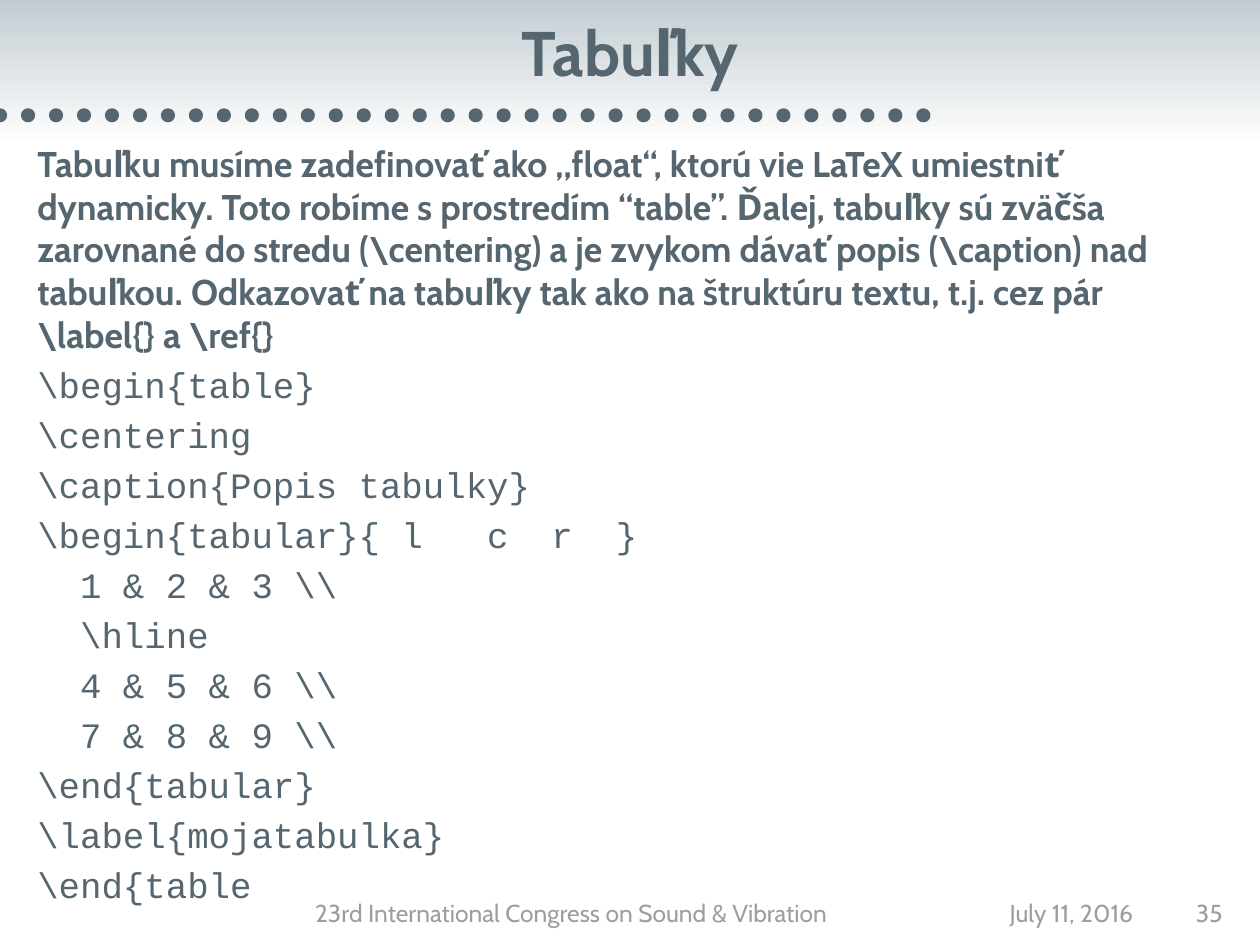
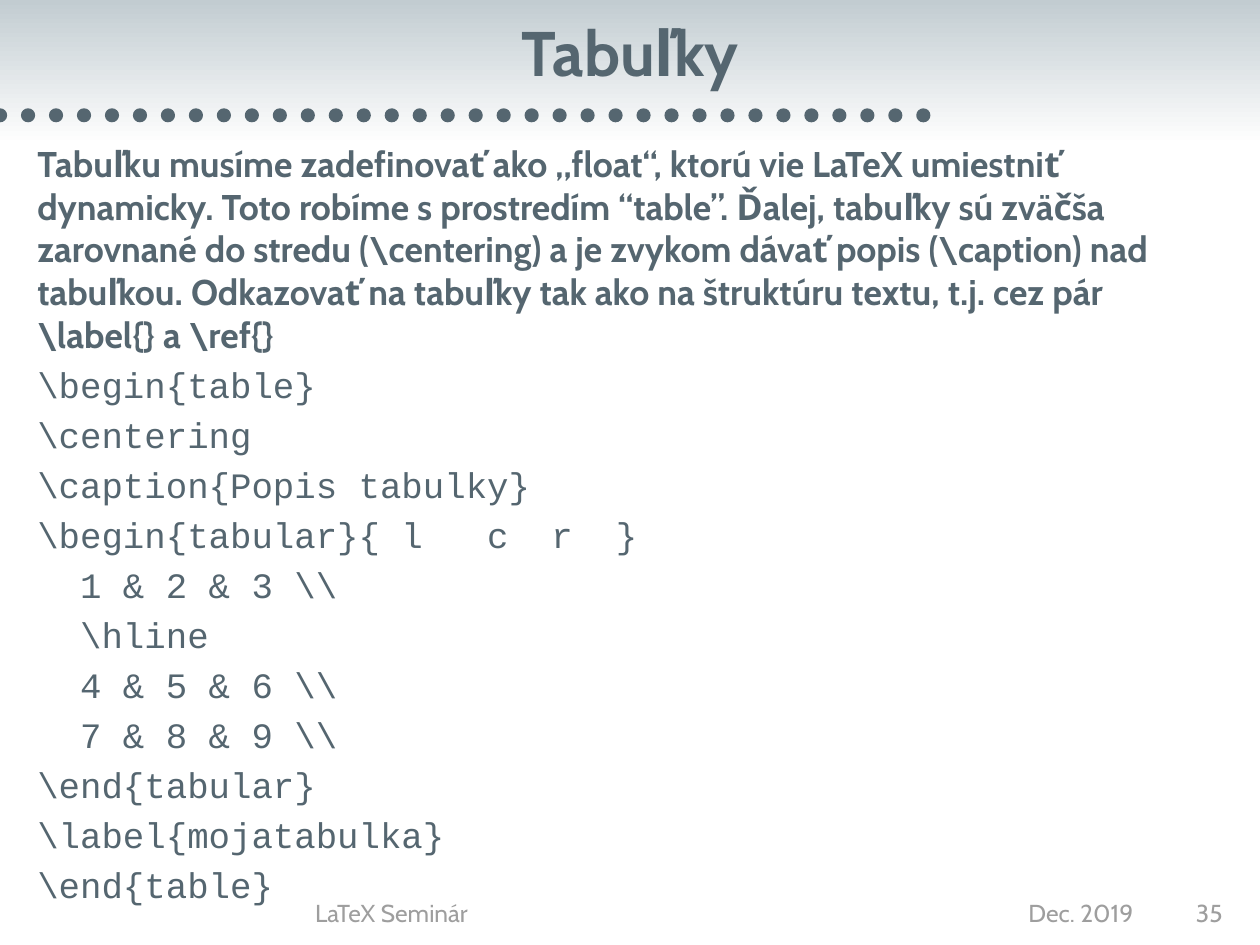
Before and after one commit to gergelytakacs/STU-thesis, a slide deck: slide 35 of tutorial/LaTeX_Takacs.pptx. Drawn at 1260x945 pixels with LibreOffice and Linux fonts; fonts in the diff are those of the drawing; background and template pictures are left out. Boxes give left, top, right and bottom in pixels: in the first picture for what was removed or moved away, otherwise in the second. Text is boxed around its words. In the diff, an @@ line names an element or a change of style, - is before the commit and + after.

```diff
--- a/tutorial/LaTeX_Takacs.pptx
+++ b/tutorial/LaTeX_Takacs.pptx
@@ text at (37,873,273,906): text changed @@
-\end{table
+\end{table}
@@ text at (315,904,468,922): text changed @@
-23rd International Congress on Sound & Vibration
+LaTeX Seminár
@@ text at (1028,904,1133,922): text changed @@
-July 11, 2016
+Dec. 2019
```
Also in this commit, not shown: 48 other slides changed, 41 other files.
